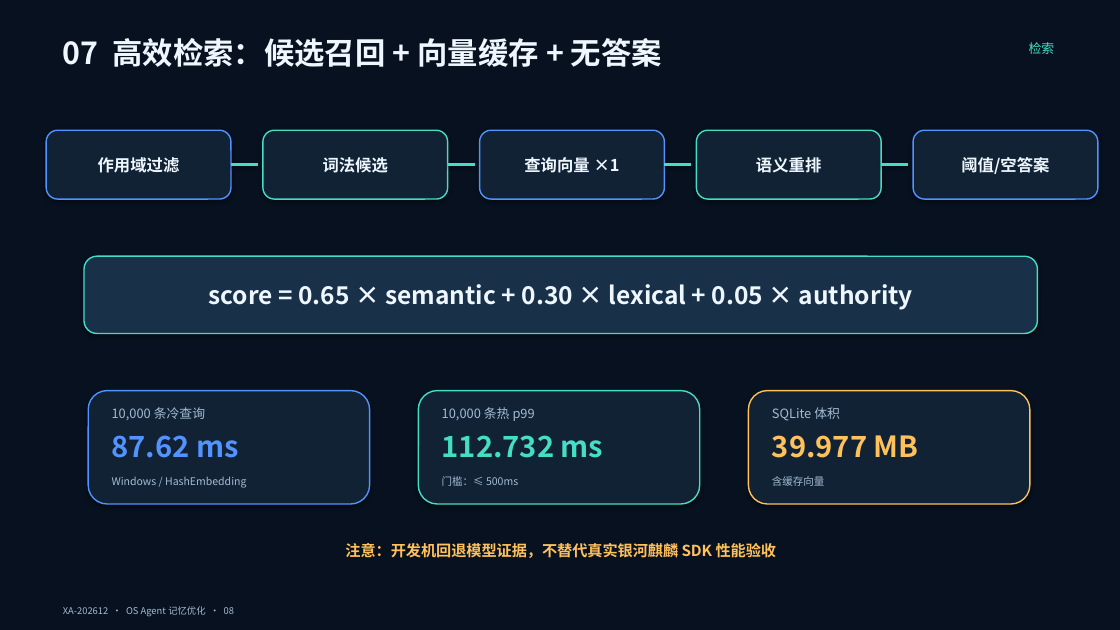
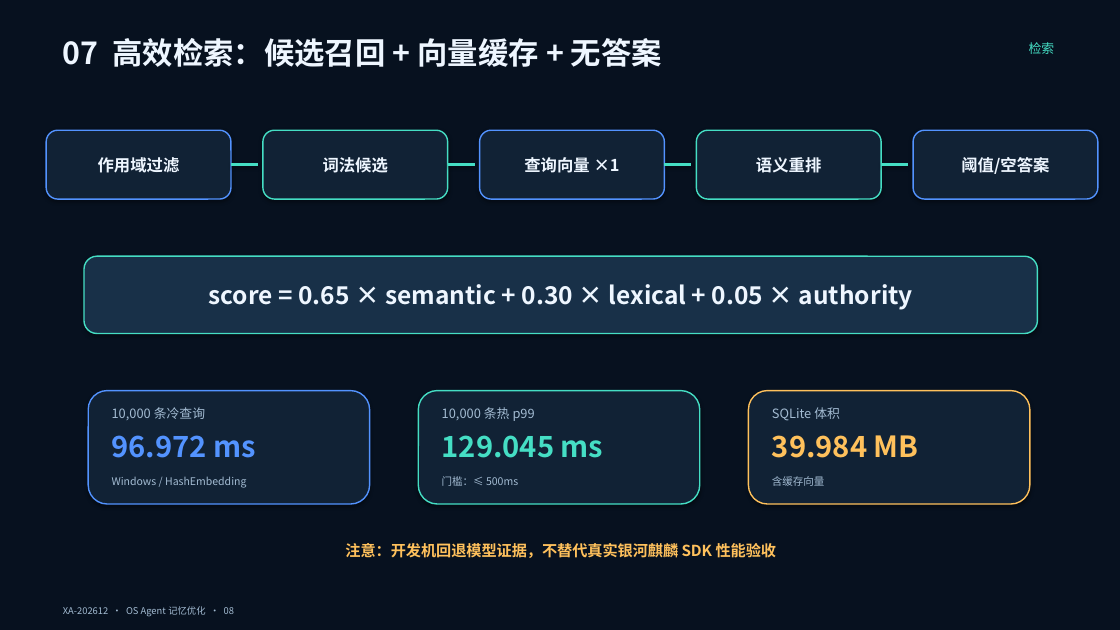
Before and after one commit to chanehwibo/tiaobei, a slide deck: slide 8 of deliverables/ppt/OS_Agent_记忆优化_答辩稿.pptx. Drawn at 1120x630 pixels with LibreOffice and Linux fonts; fonts in the diff are those of the drawing. Boxes give left, top, right and bottom in pixels: in the first picture for what was removed or moved away, otherwise in the second. Text is boxed around its words. In the diff, an @@ line names an element or a change of style, - is before the commit and + after.

```diff
--- a/deliverables/ppt/OS_Agent_记忆优化_答辩稿.pptx
+++ b/deliverables/ppt/OS_Agent_记忆优化_答辩稿.pptx
@@ text at (112,435,257,458): text changed @@
-87.62 ms
+96.972 ms
@@ text at (442,435,604,458): text changed @@
-112.732 ms
+129.045 ms
@@ text at (772,435,919,458): text changed @@
-39.977 MB
+39.984 MB
```
Also in this commit, not shown: 6 other slides changed, 42 other files.
